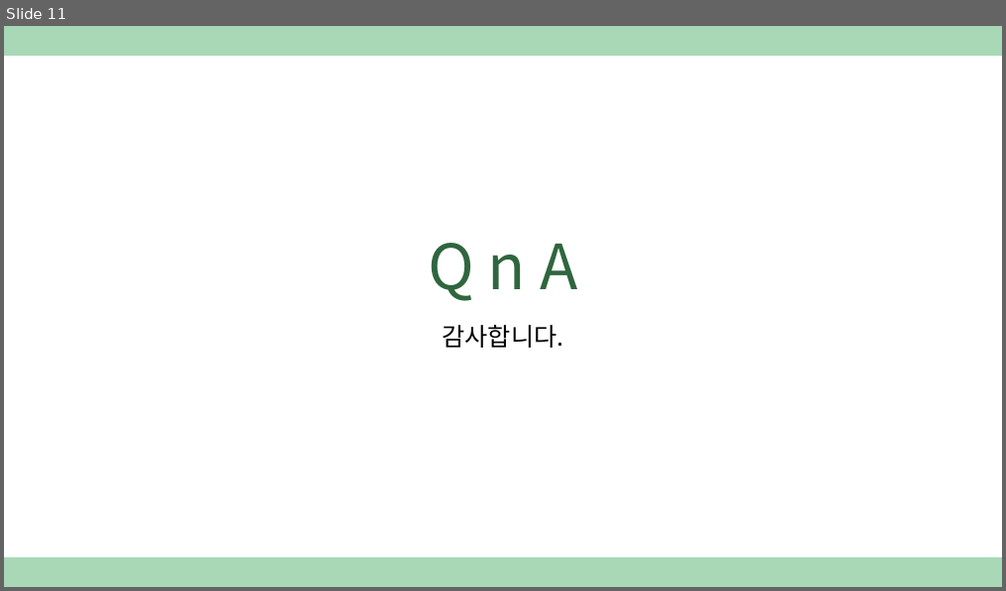
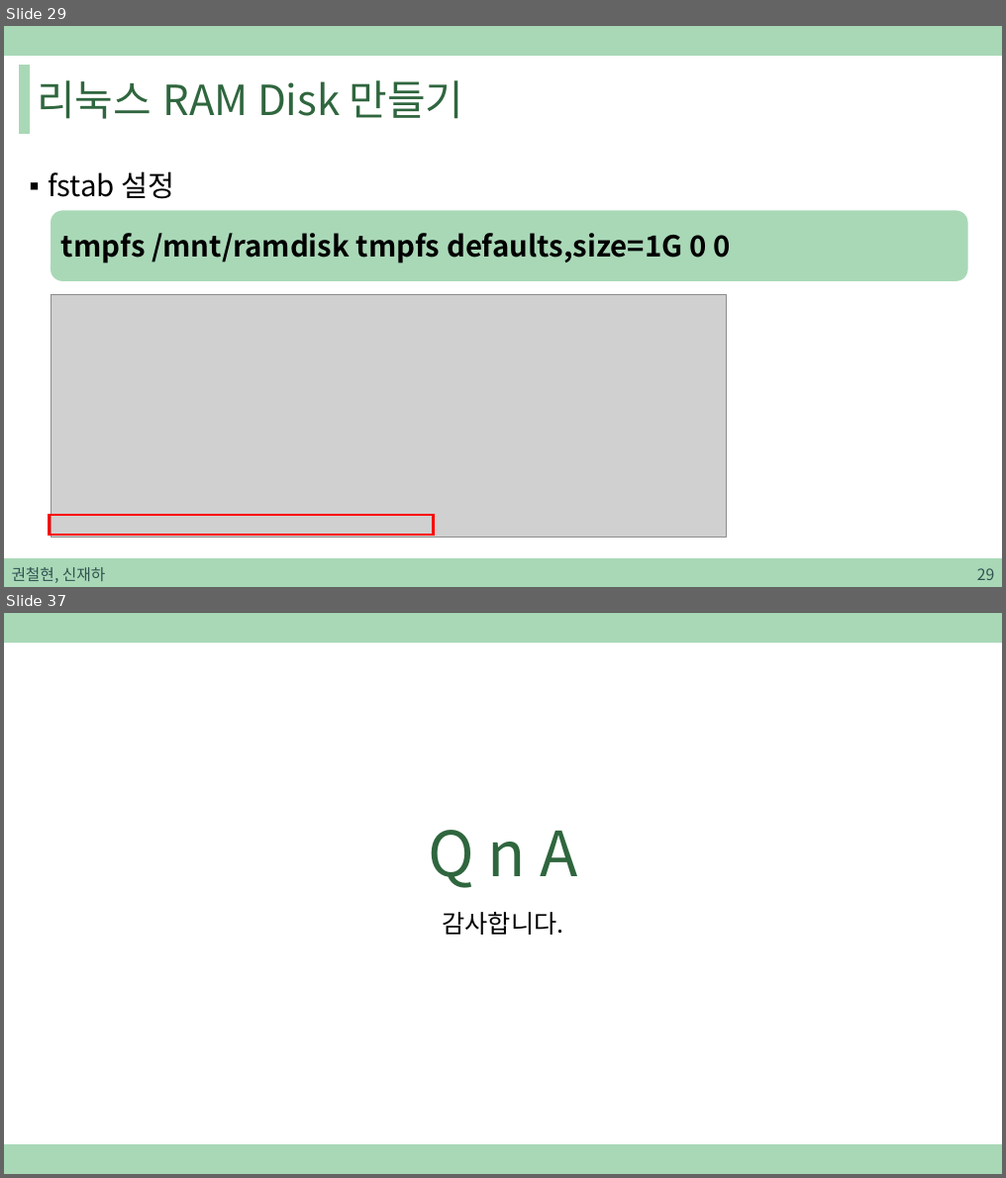
Before and after one commit to sjh4287/capston, a slide deck: 2022.02.18/권철현,신재하.pptx. Shown one above the other, each under a label of ours: slide 11 before the commit, slides 29 and 37 after it; the slides between them are not shown. The pictures are 1006x591 and 1006x1178 pixels, drawn with LibreOffice and Linux fonts; fonts in the diff are those of the drawing; grey boxes stand for pictures. Boxes give left, top, right and bottom in pixels: in the first picture for what was removed or moved away, otherwise in the second. Text is boxed around its words. In the diff, an @@ line names an element or a change of style, - is before the commit and + after.

```diff
--- a/2022.02.18/권철현,신재하.pptx
+++ b/2022.02.18/권철현,신재하.pptx
@@ slide 29 added at <box>4,26,1002,587</box>, background #FFFFFF; not listed: 1 template element that a slide beside it also shows @@
@@ rectangle added at <box>20,65,29,134</box>, fill #A9D8B7, outline #A9D8B7 1 pt @@
@@ title added at <box>37,80,464,119</box>, 40 pt, text #2F663E @@
+리눅스 RAM Disk 만들기
@@ text added at <box>48,172,174,199</box>, 28 pt, text #000000 @@
+▪ fstab 설정
@@ rounded rectangle added at <box>51,211,968,281</box>, fill #A9D8B7, 28 pt, text #000000, bold @@
+tmpfs /mnt/ramdisk tmpfs defaults,size=1G 0 0
@@ picture added at <box>51,294,727,538</box> @@
@@ rectangle added at <box>49,515,434,535</box>, outline #FF0000 2.25 pt @@
@@ rectangle added at <box>4,559,1002,587</box>, fill #A9D8B7, outline #A9D8B7 1 pt @@
@@ text added at <box>12,568,105,583</box>, 15 pt, text #305250 @@
+권철현, 신재하
@@ page number added at <box>977,569,994,580</box>, 15 pt, text #305250 @@
+29
@@ what was slide 11 is now slide 37 @@
```
Also in this commit, not shown: 1 slide changed, 25 other slides added.
